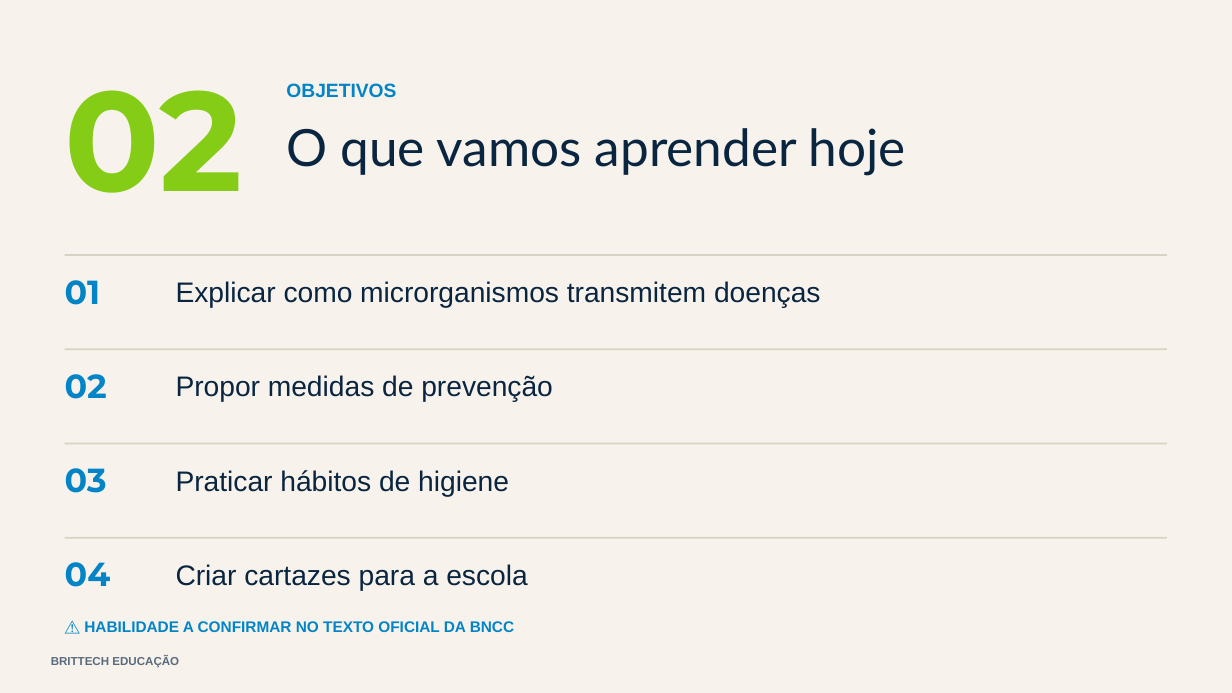
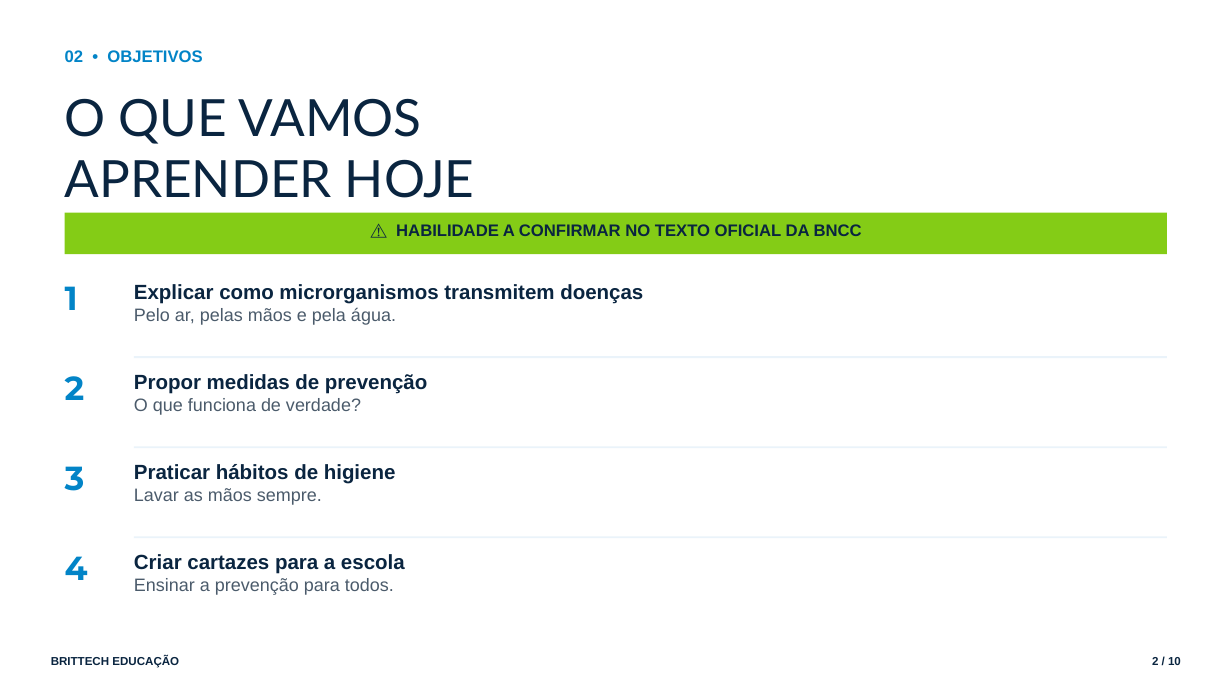
Before and after one commit to thiagollipe-web/brittech-educacao-aulas, a slide deck: slide 2 of fundamental-1/ciencias-4ano-microrganismos-prevencao.pptx. Drawn at 1232x693 pixels with LibreOffice and Linux fonts; fonts in the diff are those of the drawing. Boxes give left, top, right and bottom in pixels: in the first picture for what was removed or moved away, otherwise in the second. Text is boxed around its words. In the diff, an @@ line names an element or a change of style, - is before the commit and + after.

```diff
--- a/fundamental-1/ciencias-4ano-microrganismos-prevencao.pptx
+++ b/fundamental-1/ciencias-4ano-microrganismos-prevencao.pptx
@@ rectangle removed at (0, 0, 1232, 693) @@
@@ text at (65, 50, 202, 62): text changed; size 110 to 13 pt; font Montserrat to Arial; text colour #84CC16 to #0284C7 @@
-02
+02 • OBJETIVOS
@@ text removed at (286, 83, 396, 98) @@
-OBJETIVOS
@@ text at (65, 98, 475, 198): text changed @@
-O que vamos aprender hoje
+O QUE VAMOS
+APRENDER HOJE
@@ text "⚠ HABILIDADE A CONFIRMAR NO ...": place and size @@
-text "⚠ HABILIDADE A CONFIRMAR NO ..." at (84, 621, 514, 632)
+text "⚠ HABILIDADE A CONFIRMAR NO ..." at (396, 224, 862, 236)
@@ text "⚠ HABILIDADE A CONFIRMAR NO ..." at (396, 224, 862, 236): size 12 to 13 pt, text colour #0284C7 to #0A2540; alignment left to centre; less space between paragraphs @@
@@ rectangle: place and size @@
-rectangle at (65, 254, 1167, 256)
+rectangle at (65, 213, 1167, 254)
@@ rectangle at (65, 213, 1167, 254): fill #D8D2C4 to #84CC16 @@
@@ text at (65, 286, 78, 310): text changed @@
-01
+1
@@ text at (134, 284, 643, 304): size 22 to 16 pt, bold on in "Explicar como microrganismos transmitem doenças"; less space between paragraphs @@
@@ text "Explicar como microrganismos transmitem doenças": place and size @@
-text "Explicar como microrganismos transmitem doenças" at (176, 281, 821, 308)
+text "Explicar como microrganismos transmitem doenças" at (134, 284, 643, 325)
@@ text at (134, 307, 396, 325): paragraph added @@
+Pelo ar, pelas mãos e pela água.
@@ fill #D8D2C4 to #EAF3FA in 3 elements at (134, 536, 1167, 538), (134, 446, 1167, 448), (134, 356, 1167, 358) @@
@@ rectangle: place and size @@
-rectangle at (65, 348, 1167, 350)
+rectangle at (134, 356, 1167, 358)
@@ text at (65, 376, 85, 400): text changed @@
-02
+2
@@ text at (134, 374, 427, 394): size 22 to 16 pt, bold on in "Propor medidas de prevenção"; less space between paragraphs @@
@@ text "Propor medidas de prevenção": place and size @@
-text "Propor medidas de prevenção" at (176, 375, 553, 402)
+text "Propor medidas de prevenção" at (134, 374, 427, 415)
@@ text at (134, 398, 361, 415): paragraph added @@
+O que funciona de verdade?
@@ rectangle: place and size @@
-rectangle at (65, 443, 1167, 445)
+rectangle at (134, 446, 1167, 448)
@@ text at (65, 466, 85, 491): text changed @@
-03
+3
@@ text at (134, 464, 396, 484): size 22 to 16 pt, bold on in "Praticar hábitos de higiene"; less space between paragraphs @@
@@ text "Praticar hábitos de higiene": place and size @@
-text "Praticar hábitos de higiene" at (176, 470, 509, 497)
+text "Praticar hábitos de higiene" at (134, 464, 396, 505)
@@ text at (134, 488, 322, 505): paragraph added @@
+Lavar as mãos sempre.
@@ rectangle: place and size @@
-rectangle at (65, 537, 1167, 539)
+rectangle at (134, 536, 1167, 538)
@@ text at (65, 556, 88, 580): text changed @@
-04
+4
@@ text at (134, 554, 405, 574): size 22 to 16 pt, bold on in "Criar cartazes para a escola"; less space between paragraphs @@
@@ text "Criar cartazes para a escola": place and size @@
-text "Criar cartazes para a escola" at (176, 564, 527, 591)
+text "Criar cartazes para a escola" at (134, 554, 405, 595)
@@ text at (134, 578, 394, 595): paragraph added @@
+Ensinar a prevenção para todos.
@@ text "BRITTECH EDUCAÇÃO" at (51, 656, 179, 668): text colour #5A6B7D to #0A2540; less space between paragraphs @@
@@ text added at (1152, 657, 1181, 665), 9 pt, text #0A2540, bold @@
+2 / 10
```
Also in this commit, not shown: 4 other slides changed, 5 slides added, 3 slides removed, 4 other files.
